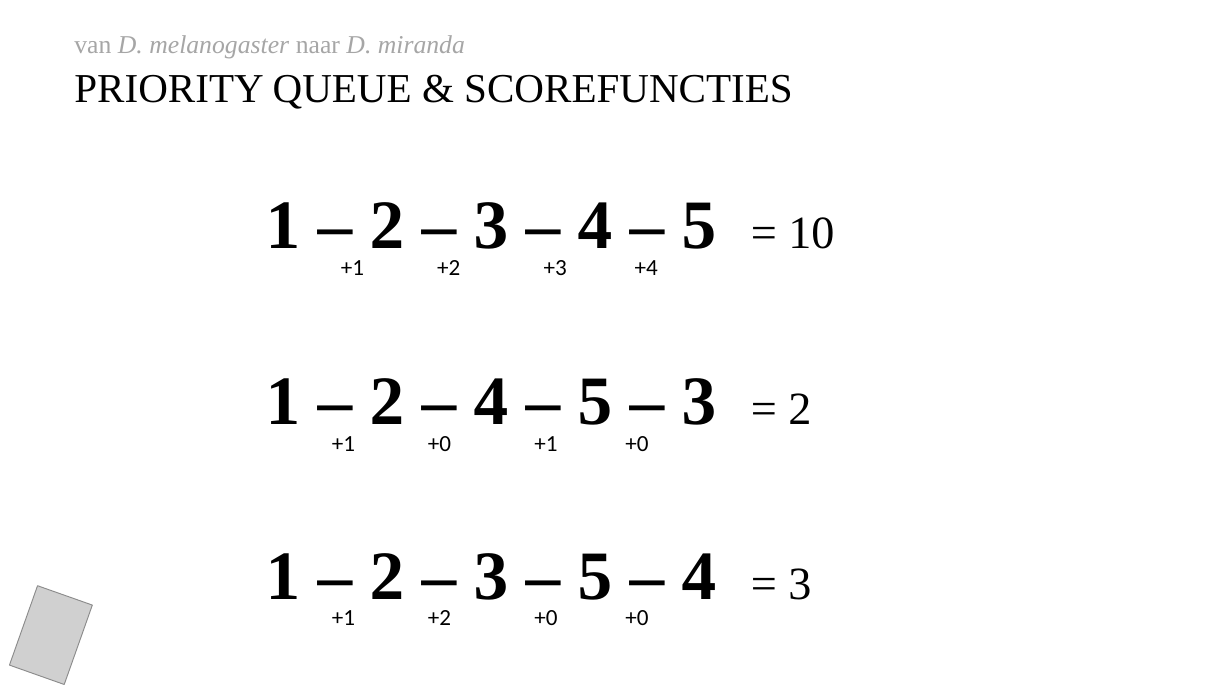
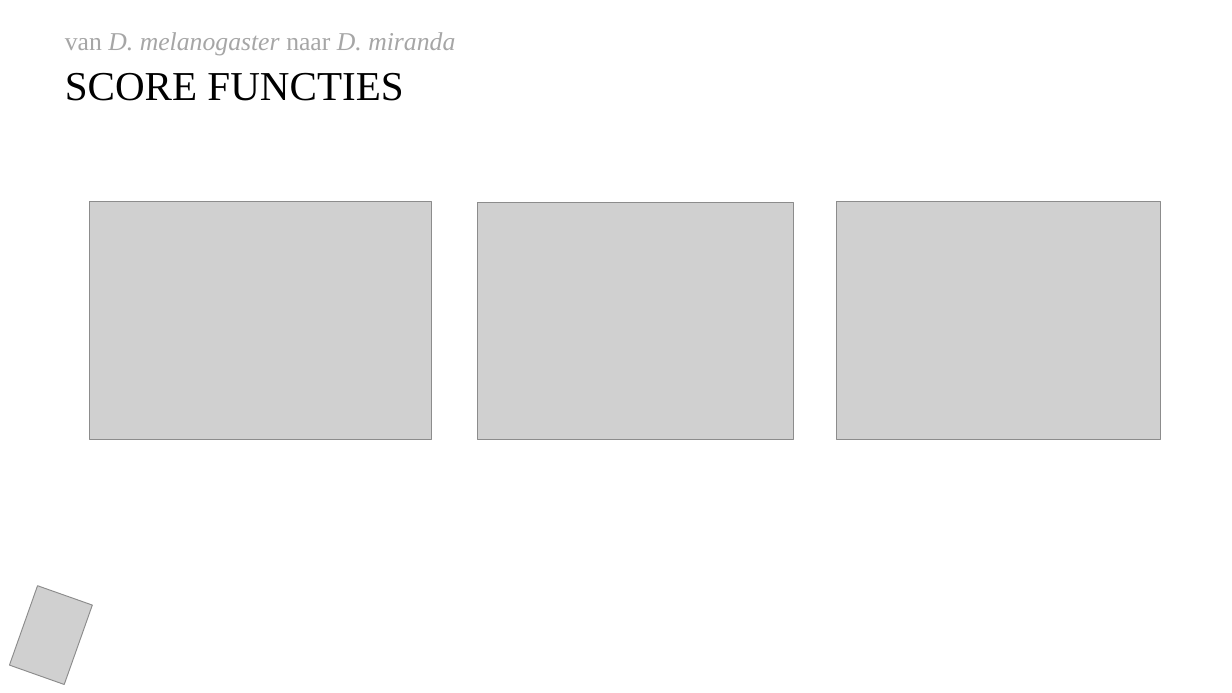
Before and after one commit to Leanderrr/fruitvliegen, a slide deck: slide 10 of verslaglegging en presentaties/Powerpont 1.pptx. Drawn at 1232x693 pixels with LibreOffice and Linux fonts; fonts in the diff are those of the drawing; grey boxes stand for pictures. Boxes give left, top, right and bottom in pixels: in the first picture for what was removed or moved away, otherwise in the second. Text is boxed around its words. In the diff, an @@ line names an element or a change of style, - is before the commit and + after.

```diff
--- a/verslaglegging en presentaties/Powerpont 1.pptx
+++ b/verslaglegging en presentaties/Powerpont 1.pptx
@@ text "van D. melanogaster naar D. ...": place and size @@
-text "van D. melanogaster naar D. ..." at bbox=[74, 35, 793, 109]
+text "van D. melanogaster naar D. ..." at bbox=[65, 32, 455, 101]
@@ text at bbox=[65, 72, 403, 101]: text changed @@
-PRIORITY QUEUE & SCOREFUNCTIES
+SCORE FUNCTIES
@@ picture added at bbox=[90, 201, 432, 439] @@
@@ text removed at bbox=[266, 202, 834, 600] @@
-1 – 2 – 3 – 4 – 5 = 10
-1 – 2 – 4 – 5 – 3 = 2
-1 – 2 – 3 – 5 – 4 = 3
@@ picture added at bbox=[478, 202, 794, 439] @@
@@ picture added at bbox=[836, 201, 1160, 439] @@
@@ text removed at bbox=[341, 260, 658, 275] @@
-+1 +2 +3 +4
@@ text removed at bbox=[332, 436, 648, 451] @@
-+1 +0 +1 +0
@@ text removed at bbox=[332, 610, 648, 625] @@
-+1 +2 +0 +0
```
Also in this commit, not shown: 6 other slides changed, 5 slides added, 7 slides removed, 4 other files.
